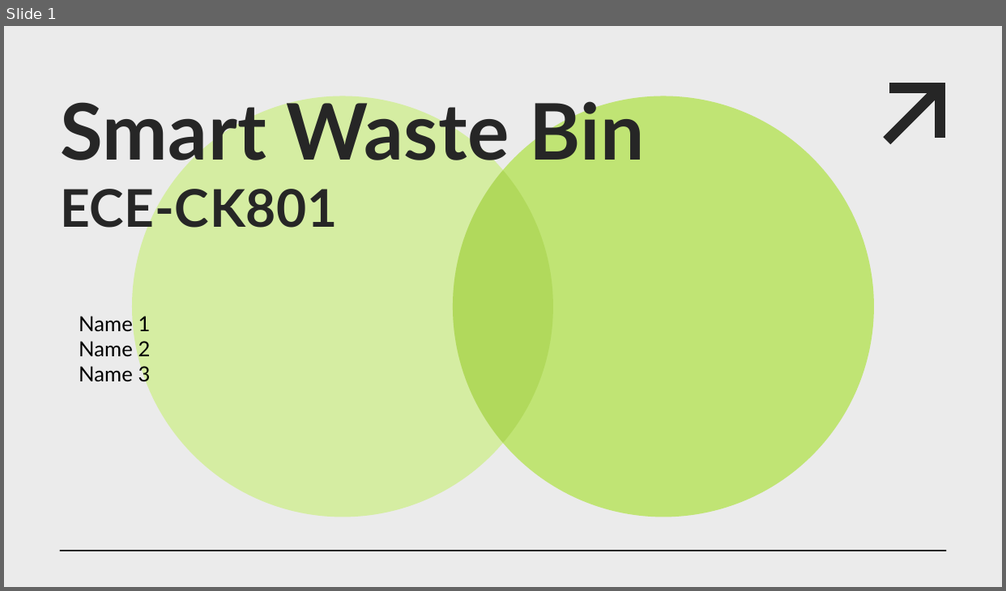
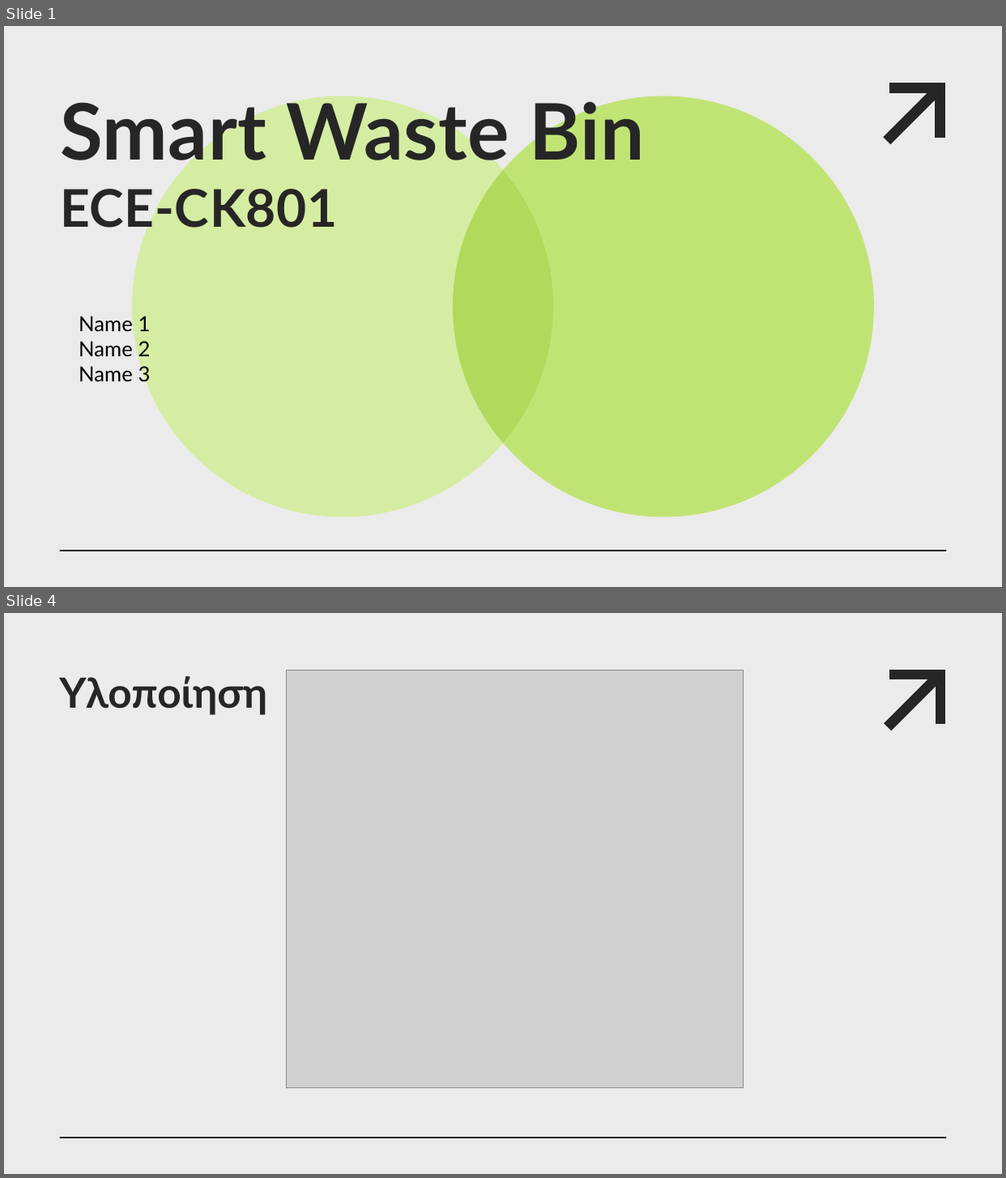
Before and after one commit to jimfil/smartWasteBinProject, a slide deck: presentation/team05_presentation.pptx. Shown one above the other, each under a label of ours: slide 1 before the commit, slides 1 and 4 after it; the slides between them are not shown. The pictures are 1006x591 and 1006x1178 pixels, drawn with LibreOffice and Linux fonts; fonts in the diff are those of the drawing; grey boxes stand for pictures. Boxes give left, top, right and bottom in pixels: in the first picture for what was removed or moved away, otherwise in the second. Text is boxed around its words. In the diff, an @@ line names an element or a change of style, - is before the commit and + after.

```diff
--- a/presentation/team05_presentation.pptx
+++ b/presentation/team05_presentation.pptx
@@ slide 4 added at [4, 613, 1002, 1174], background #EBEBEB; not listed: 1 template element that a slide beside it also shows @@
@@ title added at [59, 676, 267, 715], 40 pt, text #262626, bold @@
+Υλοποίηση
@@ picture added at [286, 671, 743, 1088] @@
@@ line added from (891, 723) to (936, 679), #262626 10 pt @@
@@ line added from (895, 675) to (940, 675), #262626 10 pt @@
@@ line added from (940, 675) to (940, 719), #262626 10 pt @@
@@ line added from (60, 1138) to (376, 1138), #EBEBEB 1.5 pt @@
```
Also in this commit, not shown: 1 slide changed, 3 other slides added, 11 slides removed.
